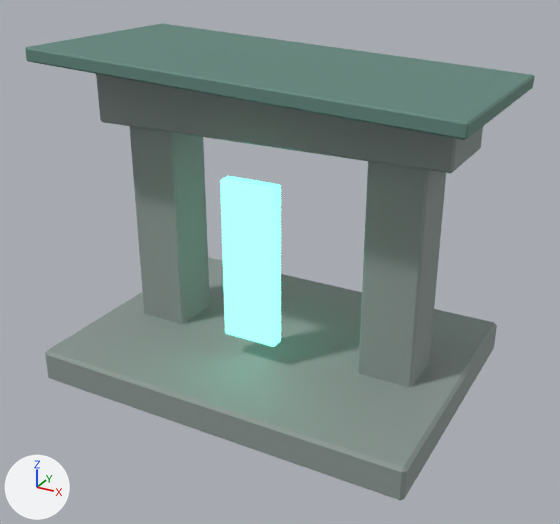
Two versions of the glTF model assets/original/lumenreach_architecture/LumenStoneShrine.glb, one commit apart.
Both versions are drawn from a camera (50 mm lens) standing at (13.4, -24.2, 16.7) and looking at (0.4, -0.5, 4.9). Arrows for +X, +Y and +Z are at lower left; the lights stay in place. The first picture is the older version. Vertices at exactly the same position are counted once.

Names of what the first picture shows: 'LumenStoneShrine'.
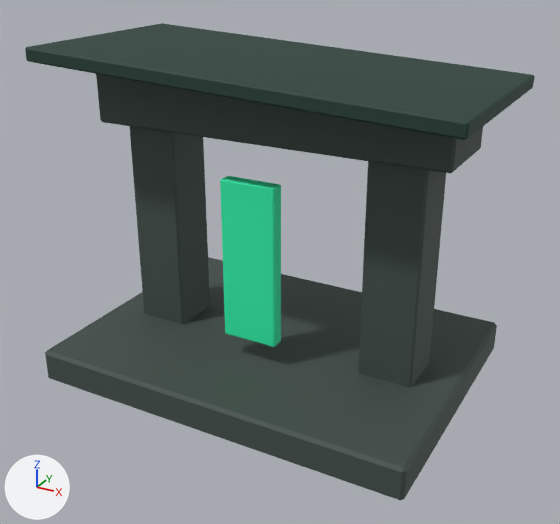
Where the change shows, as pixel boxes [x1, y1, x2, y2] in the pictures (560 x 524 px):
'LumenStoneShrine', recoloured, surface changed (darker): [25, 23, 535, 500] in both
part 1 of me_cube_482, recoloured (darker): [45, 74, 497, 500] in both
part 2 of me_cube_482, recoloured (darker): [25, 23, 535, 140] in both
part 3 of me_cube_482, recoloured (darker): [220, 176, 281, 347] in both
part 4 of me_cube_482, surface changed (darker): [25, 23, 535, 500] in both

Edits to the bpy script that builds the scene:
```text
Add img_lumen_palette:
    img_lumen_palette = load_image('lumen_palette', '_unpacked/lumen_palette', 64, 64, 'sRGB')
Add mat_el_lumenreachpalette:
    mat_el_lumenreachpalette = principled_material('EL_LumenreachPalette')
    mat_el_lumenreachpalette.texture = img_lumen_palette
    mat_el_lumenreachpalette.roughness = 0.72
Change me_cube_482:
    where me_cube_482.from_pydata(...)  # 144 vertices, 264 faces; spans x -8.0..8.0, y -5.5..5.5, z -0.6..12.0
    used by ob_lumenstoneshrine; location = (0.0, 0.0, 0.65)
    me_cube_482 part 1: all 176 faces that had it switch from mat_el_stone (grey #8b9793) to mat_el_lumenreachpalette (picture img_lumen_palette)
    me_cube_482 part 2: all 44 faces that had it switch from mat_el_roof_alt (green #61867c) to mat_el_lumenreachpalette (picture img_lumen_palette)
    me_cube_482 part 3: all 44 faces that had it switch from mat_el_lumen (green #76f9d7, glowing green #78ffdc) to mat_el_lumenreachpalette (picture img_lumen_palette)
    me_cube_482 part 4: texture (UV) coordinates of 264 of 264 faces, centred in x -8.0..8.0, y -5.5..5.5, z -0.6..12.0, changed; they spanned u 0.12..0.87, v 0.0..1.0 and now span u 0.38..0.88, v 0.38..0.62
```
